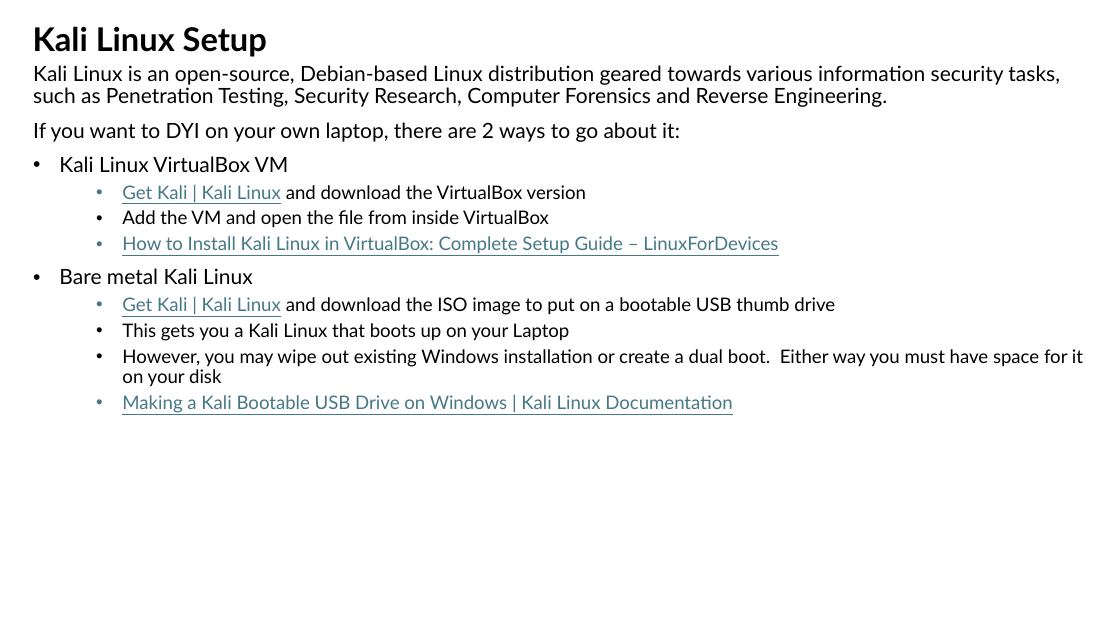
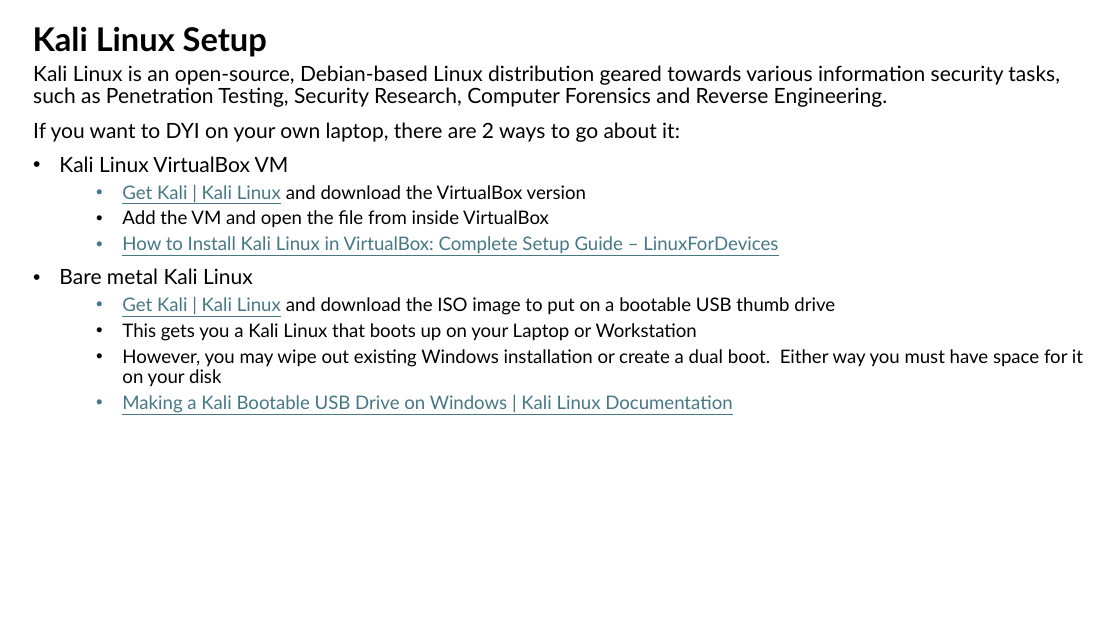
Before and after one commit to nprobert/AutoISAC-ACT-AdvWireless, a slide deck: slide 2 of ACT AdvancedWireless 2026 - Setup.pptx (slide 3 before the commit). Drawn at 1120x630 pixels with LibreOffice and Linux fonts; fonts in the diff are those of the drawing. Boxes give left, top, right and bottom in pixels: in the first picture for what was removed or moved away, otherwise in the second. Text is boxed around its words. In the diff, an @@ line names an element or a change of style, - is before the commit and + after.

```diff
--- a/ACT AdvancedWireless 2026 - Setup.pptx
+++ b/ACT AdvancedWireless 2026 - Setup.pptx
@@ text at <box>122,323,697,341</box>: text changed @@
-  • This gets you a Kali Linux that boots up on your Laptop
+  • This gets you a Kali Linux that boots up on your Laptop or Workstation
```
Also in this commit, not shown: 1 other slide changed, 5 slides removed, 1 other file.
